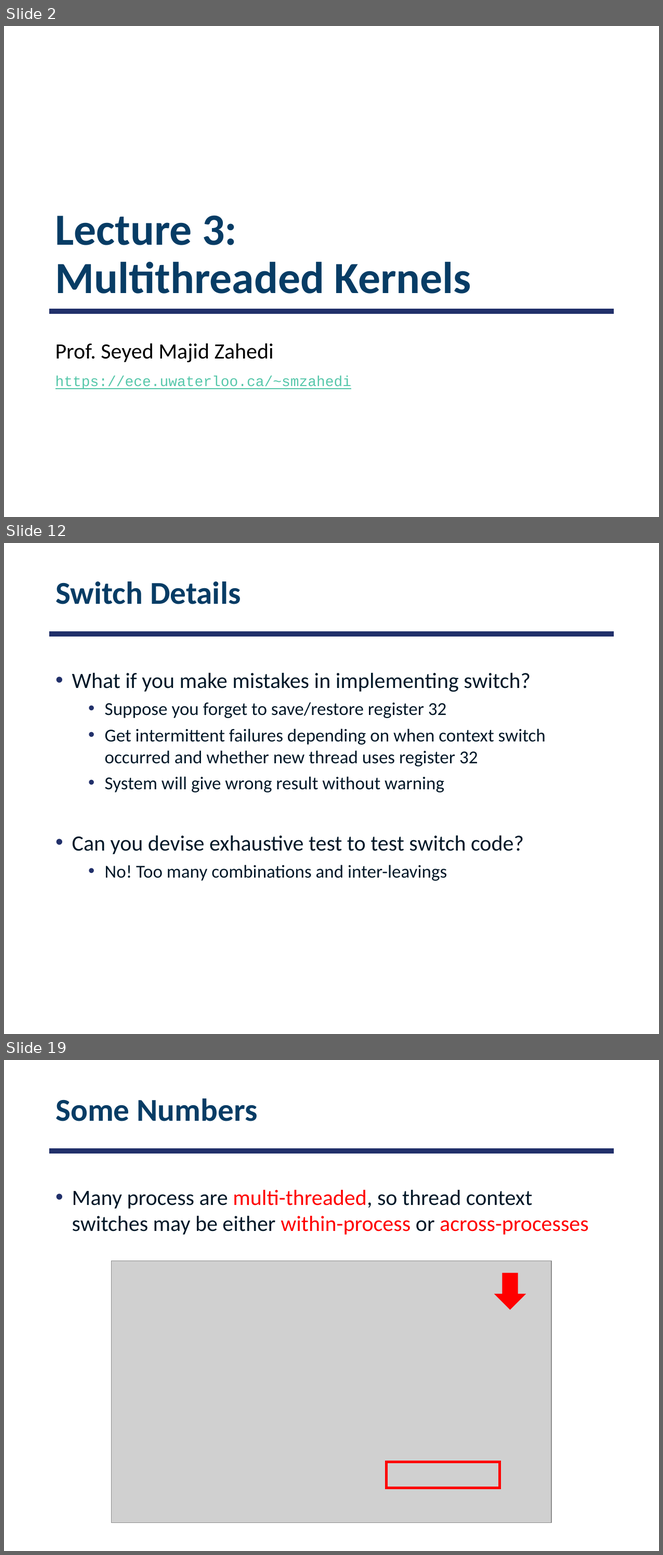
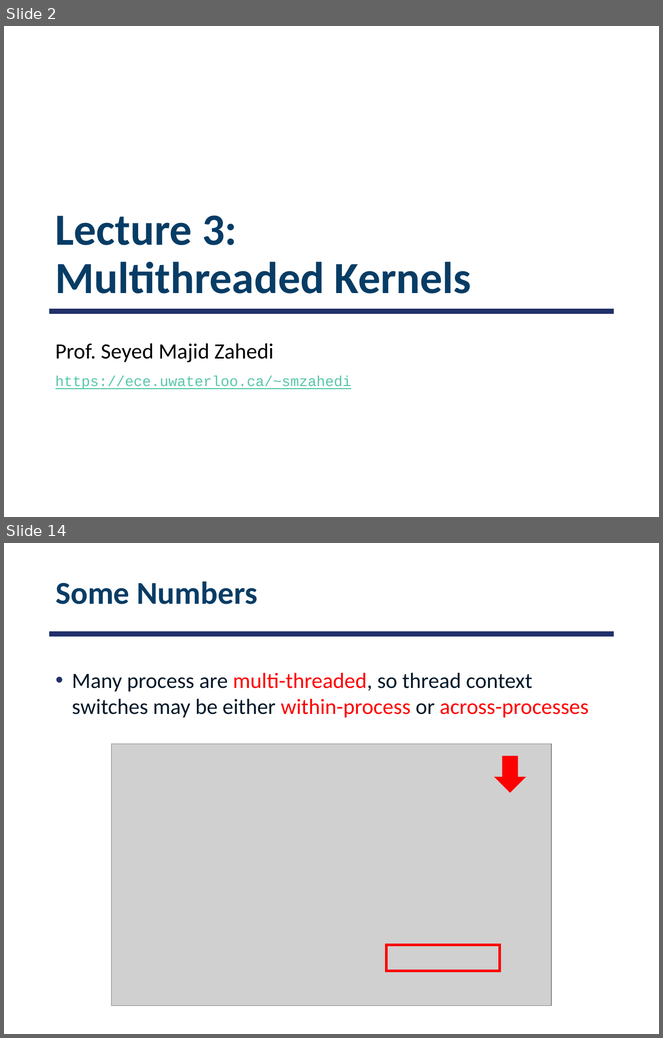
Before and after one commit to smajidzahedi/ECE350, a slide deck: Lectures/03-multithreaded.pptx. Shown one above the other, each under a label of ours: slides 2, 12 and 19 before the commit, slides 2 and 14 after it; the slides between them are not shown. The pictures are 663x1555 and 663x1038 pixels, drawn with LibreOffice and Linux fonts; fonts in the diff are those of the drawing; grey boxes stand for pictures. Boxes give left, top, right and bottom in pixels: in the first picture for what was removed or moved away, otherwise in the second. Text is boxed around its words. In the diff, an @@ line names an element or a change of style, - is before the commit and + after.

```diff
--- a/Lectures/03-multithreaded.pptx
+++ b/Lectures/03-multithreaded.pptx
@@ slide 12 removed at (x1=4, y1=543, x2=659, y2=1034), background #FFFFFF; not listed: 1 template element that a slide beside it also shows @@
@@ title removed at (x1=55, y1=581, x2=241, y2=604) @@
-Switch Details
@@ text removed at (x1=72, y1=672, x2=546, y2=881) @@
-• What if you make mistakes in implementing switch?
-  • Suppose you forget to save/restore register 32
-  • Get intermittent failures depending on when context switch occurred and whether new thread uses register 32
-  • System will give wrong result without warning
-• Can you devise exhaustive test to test switch code?
-  • No! Too many combinations and inter-leavings
@@ what was slide 19 is now slide 14 @@
```
Also in this commit, not shown: 11 slides changed, 5 slides added, 7 other slides removed, 1 other file.
